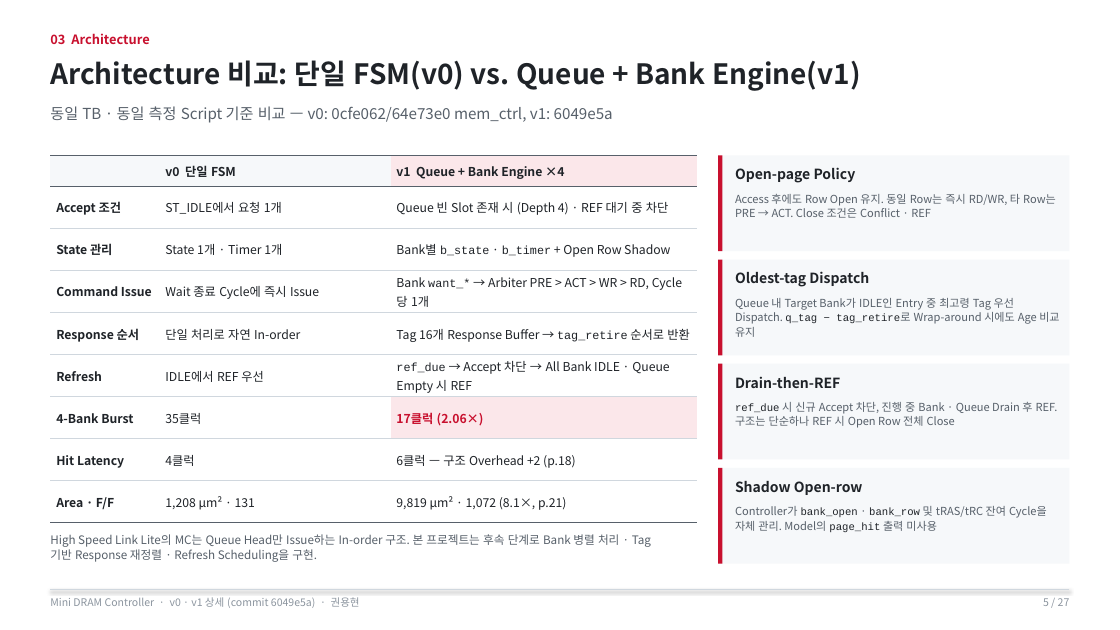
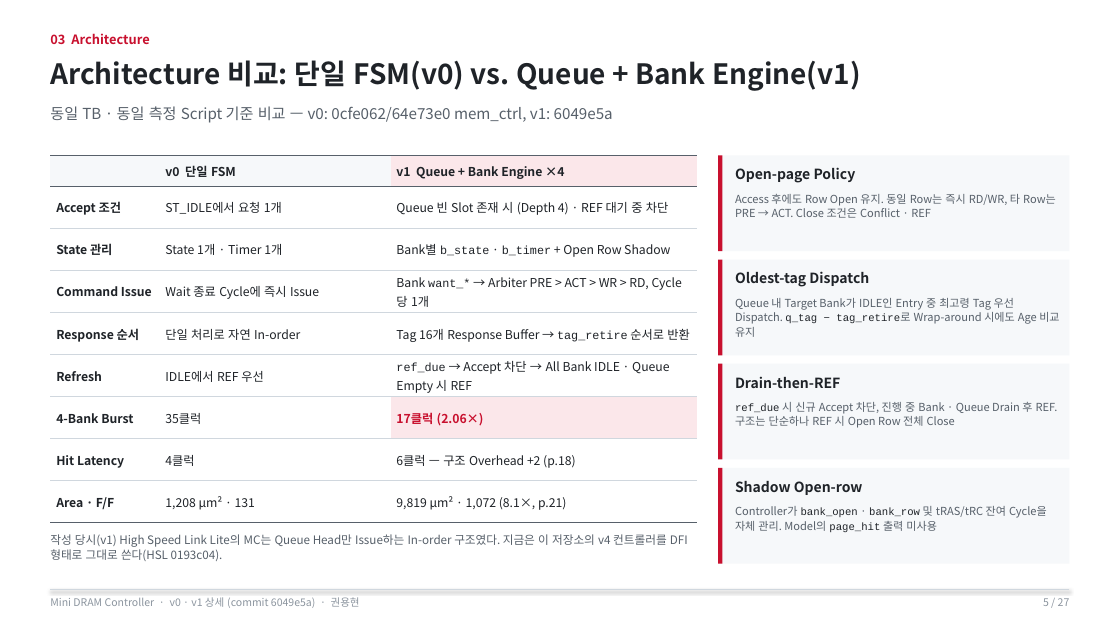
Before and after one commit to yhkwon-git/mini-dram-controller, a slide deck: slide 5 of portfolio-deck/MiniDramController_Portfolio.pptx. Drawn at 1120x630 pixels with LibreOffice and Linux fonts; fonts in the diff are those of the drawing. Boxes give left, top, right and bottom in pixels: in the first picture for what was removed or moved away, otherwise in the second. Text is boxed around its words. In the diff, an @@ line names an element or a change of style, - is before the commit and + after.

```diff
--- a/portfolio-deck/MiniDramController_Portfolio.pptx
+++ b/portfolio-deck/MiniDramController_Portfolio.pptx
@@ text at box(50, 534, 688, 561): text changed @@
-High Speed Link Lite의 MC는 Queue Head만 Issue하는 In-order 구조. 본 프로젝트는 후속 단계로 Bank 병렬 처리 · Tag
-기반 Response 재정렬 · Refresh Scheduling을 구현.
+작성 당시(v1) High Speed Link Lite의 MC는 Queue Head만 Issue하는 In-order 구조였다. 지금은 이 저장소의 v4 컨트롤러를 DFI 형태로 그대로 쓴다(HSL 0193c04).
```
Also in this commit, not shown: 3 other slides changed, 1 other file.
